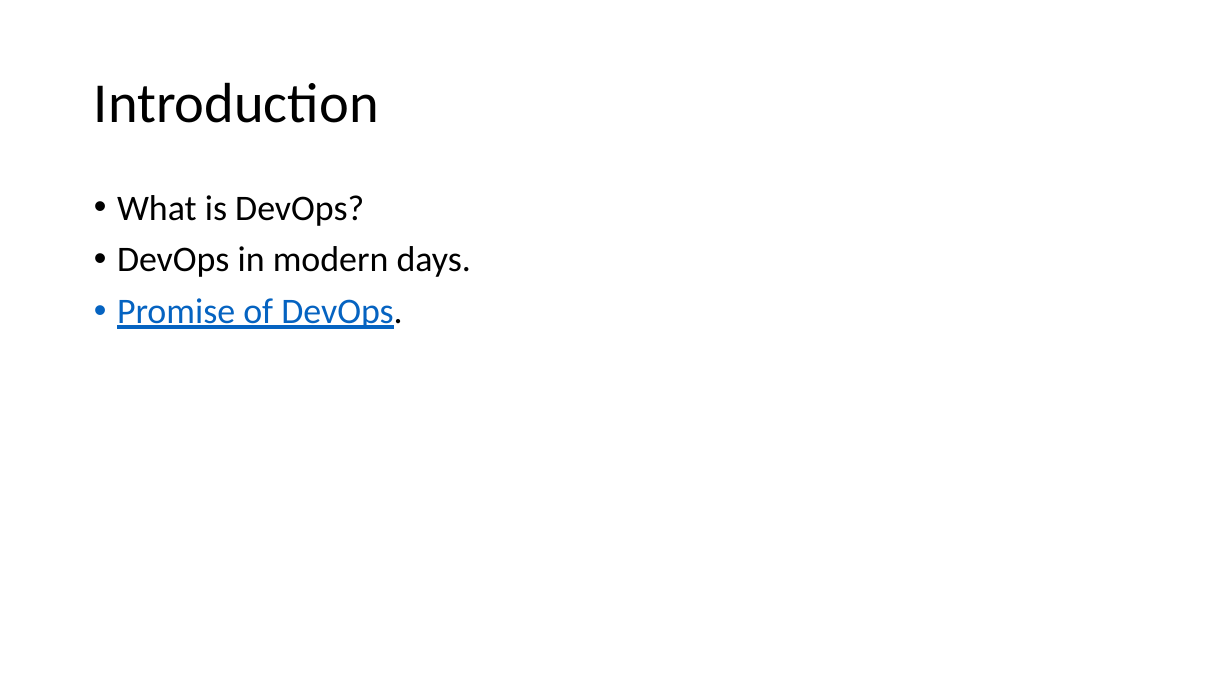
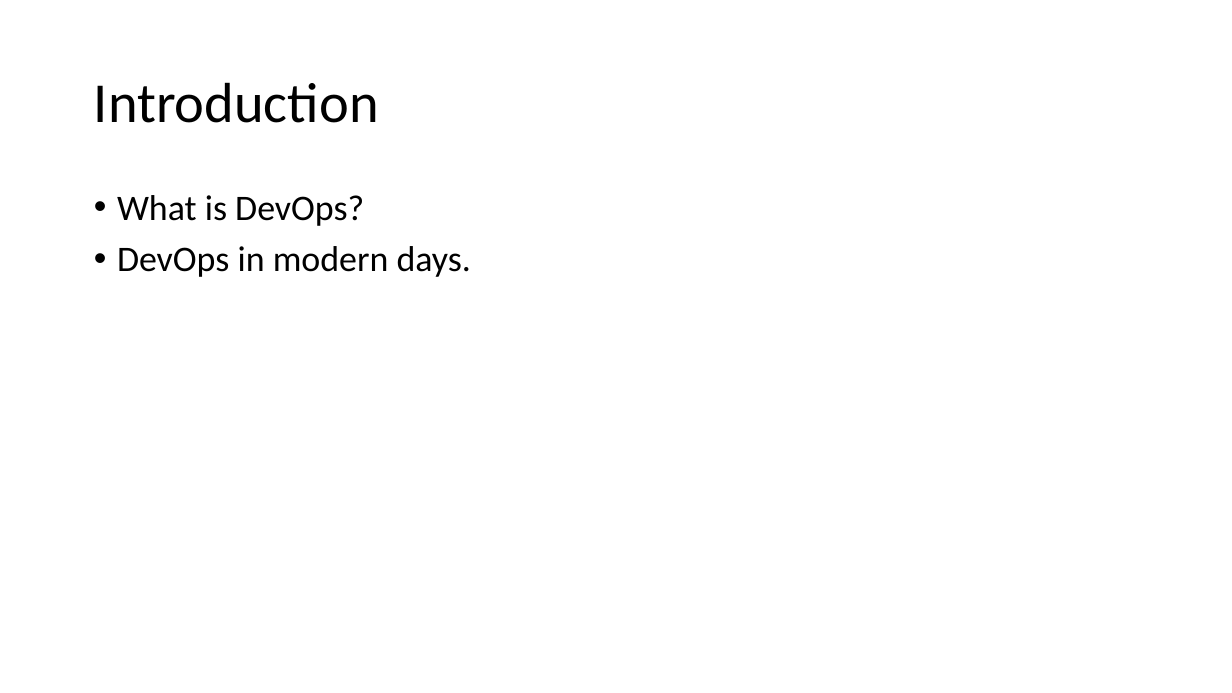
Before and after one commit to hkarthik7/meetup-talk-slides, a slide deck: slide 3 of Building-A-DevOps-Culture.pptx. Drawn at 1232x693 pixels with LibreOffice and Linux fonts; fonts in the diff are those of the drawing. Boxes give left, top, right and bottom in pixels: in the first picture for what was removed or moved away, otherwise in the second. Text is boxed around its words. In the diff, an @@ line names an element or a change of style, - is before the commit and + after.

```diff
--- a/Building-A-DevOps-Culture.pptx
+++ b/Building-A-DevOps-Culture.pptx
@@ text at (117, 298, 402, 329): paragraph removed @@
-• Promise of DevOps.
```
Also in this commit, not shown: 1 other slide changed.
